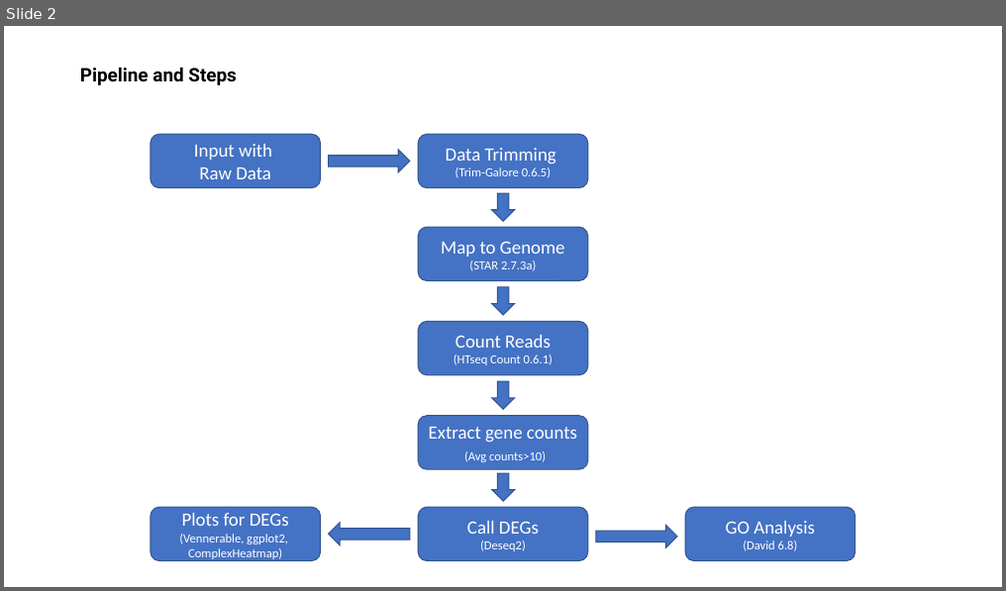
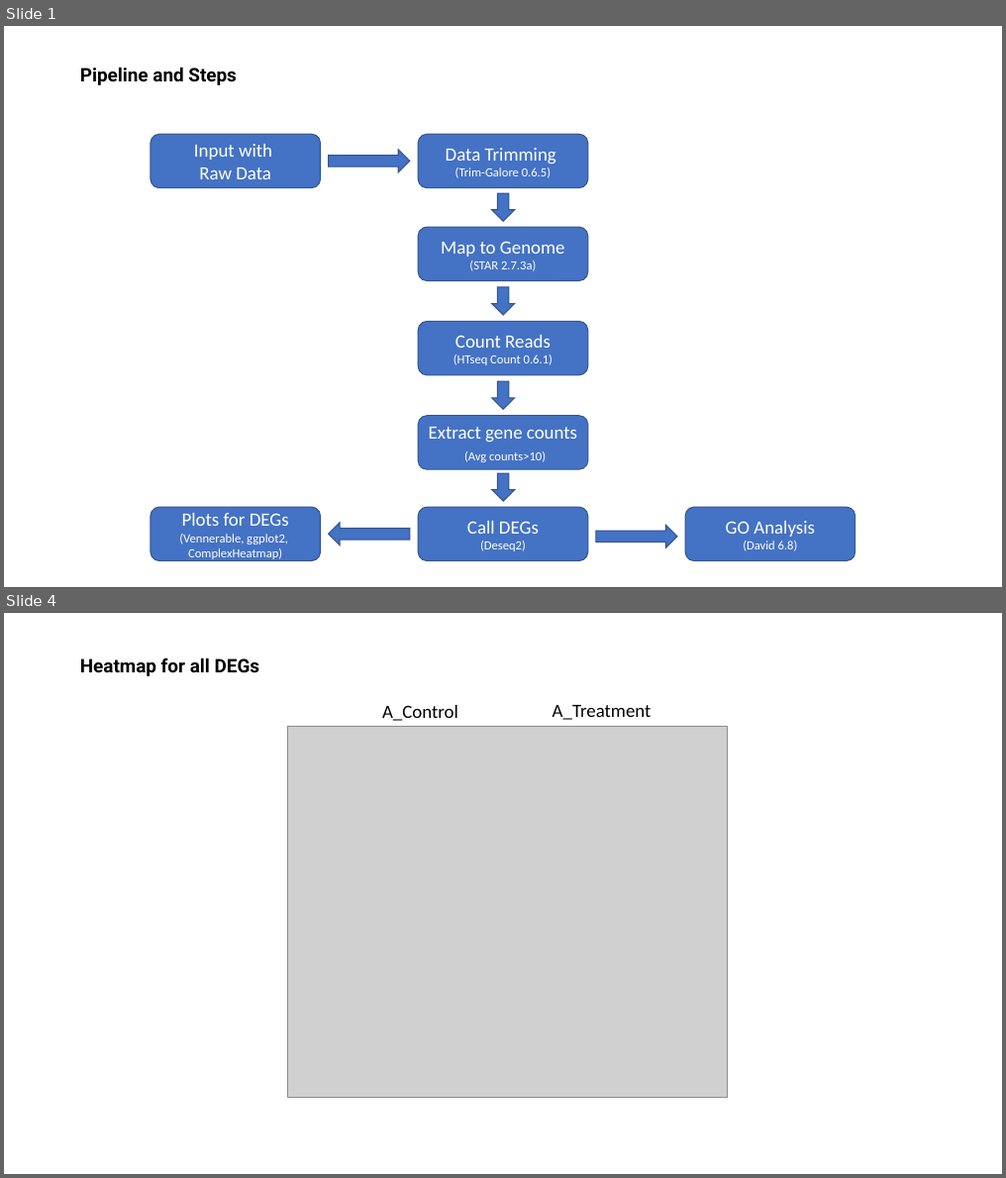
Before and after one commit to mikefeixu/RNA-Seq, a slide deck: Example of Plots.pptx. Shown one above the other, each under a label of ours: slide 2 before the commit, slides 1 and 4 after it; the slides between them are not shown. The pictures are 1006x591 and 1006x1178 pixels, drawn with LibreOffice and Linux fonts; fonts in the diff are those of the drawing; grey boxes stand for pictures. Boxes give left, top, right and bottom in pixels: in the first picture for what was removed or moved away, otherwise in the second. Text is boxed around its words. In the diff, an @@ line names an element or a change of style, - is before the commit and + after.

```diff
--- a/Example of Plots.pptx
+++ b/Example of Plots.pptx
@@ slide 4 added at (x1=4, y1=613, x2=1002, y2=1174), background #FFFFFF @@
@@ title added at (x1=80, y1=658, x2=259, y2=676), 18 pt, text #000000, bold @@
+Heatmap for all DEGs
@@ picture added at (x1=288, y1=726, x2=727, y2=1097) @@
@@ text added at (x1=382, y1=705, x2=458, y2=721), 18 pt, text #000000 @@
+A_Control
@@ text added at (x1=552, y1=705, x2=651, y2=720), 18 pt, text #000000 @@
+A_Treatment
@@ what was slide 2 is now slide 1 @@
```
Also in this commit, not shown: 5 slides changed, 1 other slide added, 2 slides removed.
